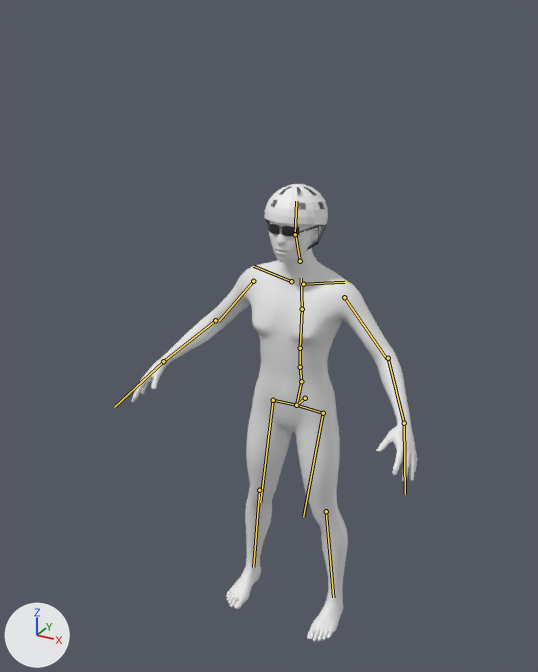
The glTF model apps/web/public/realistic/rider.glb: old version first, new version second.
Camera for both pictures: a camera (50 mm lens) standing at (1.05, -2.13, 1.36) and looking at (-0.13, 0.02, 0.29). The lights are fixed; the arrows at lower left show +X, +Y and +Z. The picture after the commit comes second. The bones that change, and the others that lie on the model, are drawn over the model as lines.

Names of what the first picture shows: 'helmet', 'rider'.
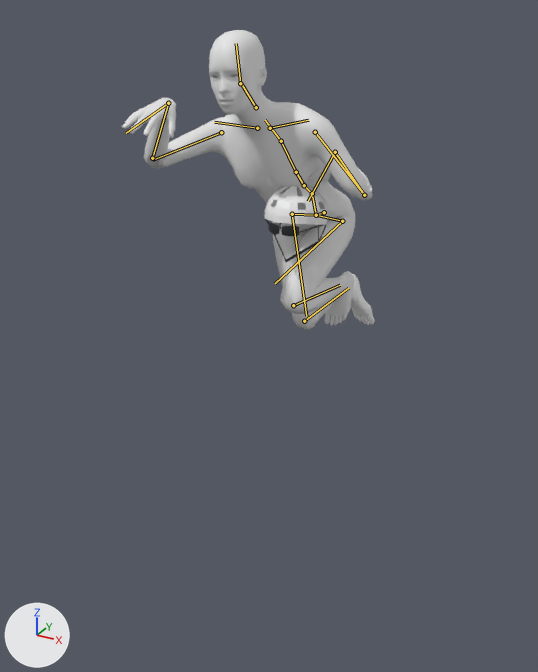
The newer file adds an action. The first version stands in its rest pose; the second is drawn at frame 11 of the action 'crash'.

What differs and where, as boxes [x1, y1, x2, y2] in the pictures (538 x 672 px):
'rider', posed (11% narrower, 34% shorter): before [131, 189, 417, 642]; after [122, 30, 375, 330]
bone 'root', root to tip: before (305, 398) to (296, 405); after (324, 212) to (316, 215)
bone 'spine05', root to tip: before (296, 405) to (301, 381); after (316, 215) to (312, 193)
bone 'neck01', root to tip: before (300, 261) to (295, 234); after (256, 107) to (241, 83)
bone 'head', root to tip: before (295, 234) to (296, 201); after (240, 83) to (236, 43)
bone 'upperarm01.L', root to tip: before (344, 297) to (386, 358); after (315, 132) to (364, 194)
bone 'lowerarm01.L', root to tip: before (388, 358) to (404, 423); after (364, 195) to (335, 152)
bone 'wrist.L', root to tip: before (404, 423) to (405, 494); after (335, 152) to (308, 201)
bone 'upperarm01.R', root to tip: before (253, 281) to (218, 321); after (221, 132) to (152, 160)
bone 'lowerarm01.R', root to tip: before (215, 320) to (163, 361); after (152, 158) to (168, 103)
bone 'wrist.R', root to tip: before (163, 361) to (114, 407); after (168, 103) to (126, 133)
bone 'upperleg01.L', root to tip: before (323, 413) to (303, 516); after (342, 221) to (275, 283)
bone 'lowerleg01.L', root to tip: before (326, 511) to (333, 597); after (293, 305) to (340, 285)
bone 'upperleg01.R', root to tip: before (273, 400) to (260, 502); after (292, 214) to (306, 316)
bone 'lowerleg01.R', root to tip: before (259, 490) to (253, 567); after (304, 321) to (348, 288)

The edits, one by one:
Bone 'root' (bone_root) moves from (0.0, 0.0, 0.0) to (-0.072, -0.218, -0.646).
Bone 'spine05' (bone_spine05) turns from (0, 0, 0) to (42, -4, 3) degrees about its own x, y and z.
Bone 'neck01' (bone_neck01) turns from (0, 0, 0) to (-17, 1, -1) degrees about its own x, y and z.
Bone 'head' (bone_head) turns from (0, 0, 0) to (-17, 1, -1) degrees about its own x, y and z.
Bone 'upperarm01.L' (bone_upperarm01_l) turns from (0, 0, 0) to (-20, -1, -10) degrees about its own x, y and z.
Bone 'lowerarm01.L' (bone_lowerarm01_l) turns from (0, 0, 0) to (-98, 65, 58) degrees about its own x, y and z.
Bone 'wrist.L' (bone_wrist_l) turns from (0, 0, 0) to (-92, -64, -45) degrees about its own x, y and z.
Bone 'upperarm01.R' (bone_upperarm01_r) turns from (0, 0, 0) to (-8, 6, 82) degrees about its own x, y and z.
Bone 'lowerarm01.R' (bone_lowerarm01_r) turns from (0, 0, 0) to (8, -6, 76) degrees about its own x, y and z.
Bone 'wrist.R' (bone_wrist_r) turns from (0, 0, 0) to (13, 8, -77) degrees about its own x, y and z.
Bone 'upperleg01.L' (bone_upperleg01_l) turns from (0, 0, 0) to (-51, 9, 7) degrees about its own x, y and z.
Bone 'lowerleg01.L' (bone_lowerleg01_l) turns from (0, 0, 0) to (130, -20, 9) degrees about its own x, y and z.
Bone 'upperleg01.R' (bone_upperleg01_r) turns from (0, 0, 0) to (-13, 1, -24) degrees about its own x, y and z.
Bone 'lowerleg01.R' (bone_lowerleg01_r) turns from (0, 0, 0) to (99, 12, -10) degrees about its own x, y and z.
